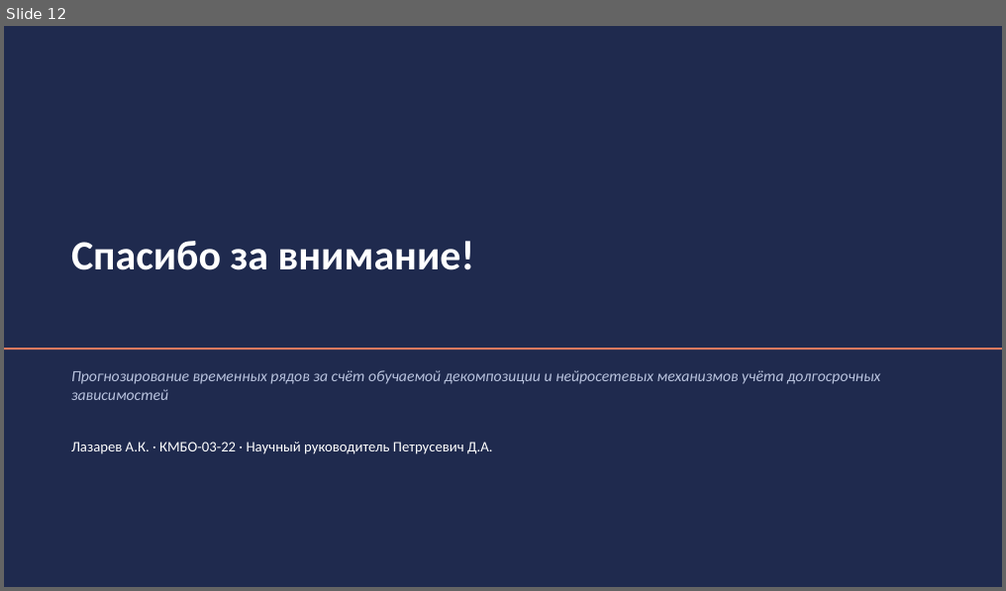
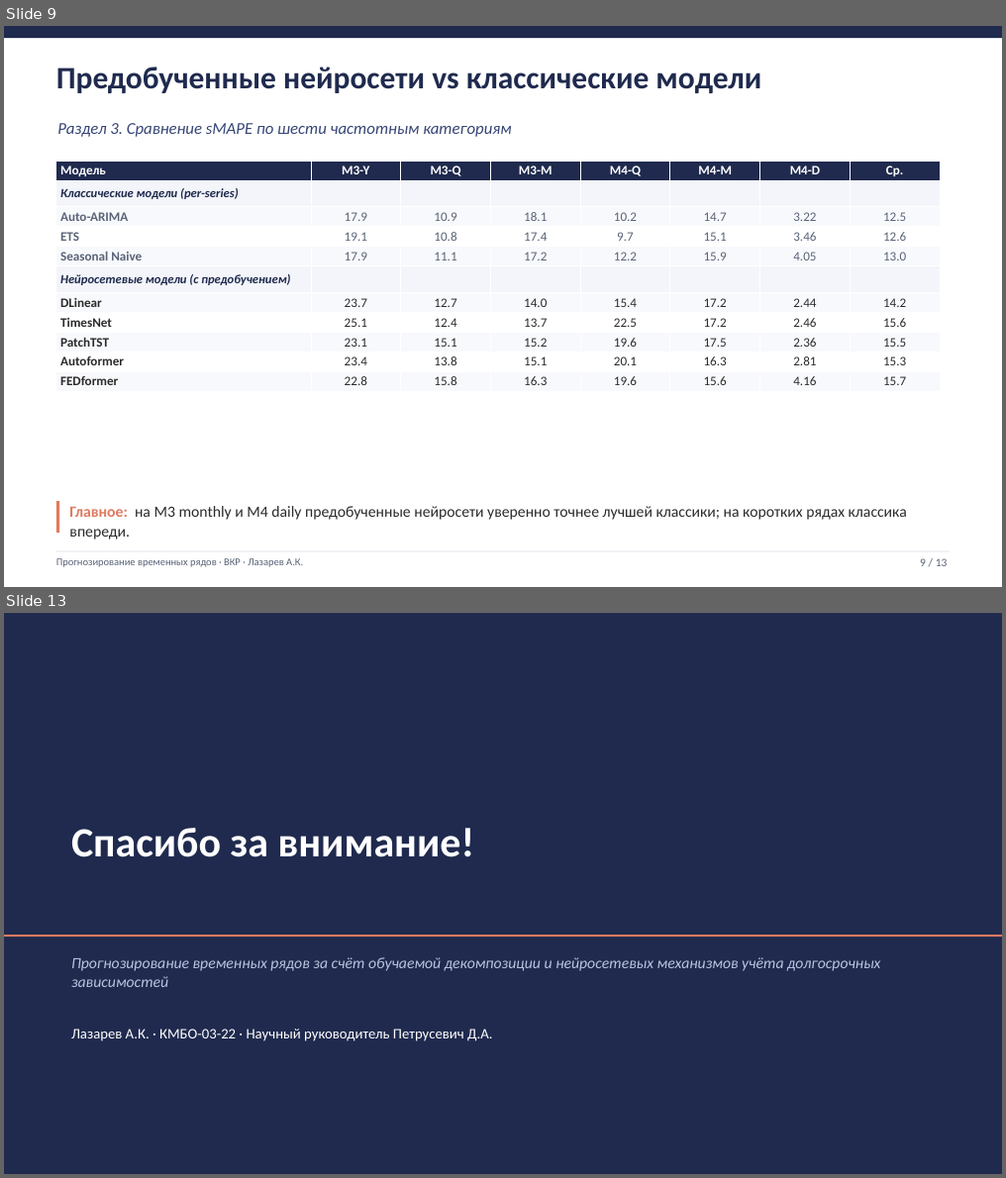
Before and after one commit to Prost444/Hybrid-models-for-TS-processing, a slide deck: docs/Презентация_Лазарев_ВКР.pptx. Shown one above the other, each under a label of ours: slide 12 before the commit, slides 9 and 13 after it; the slides between them are not shown. The pictures are 1006x591 and 1006x1178 pixels, drawn with LibreOffice and Linux fonts; fonts in the diff are those of the drawing. Boxes give left, top, right and bottom in pixels: in the first picture for what was removed or moved away, otherwise in the second. Text is boxed around its words. In the diff, an @@ line names an element or a change of style, - is before the commit and + after.

```diff
--- a/docs/Презентация_Лазарев_ВКР.pptx
+++ b/docs/Презентация_Лазарев_ВКР.pptx
@@ slide 9 added at [4, 26, 1002, 587], background #FFFFFF @@
@@ rectangle added at [4, 26, 1002, 38], fill #1F2A4E @@
@@ text added at [56, 67, 761, 93], 30 pt, text #1F2A4E, bold @@
+Предобученные нейросети vs классические модели
@@ text added at [57, 123, 511, 137], 16 pt, text #374676, italic @@
+Раздел 3. Сравнение sMAPE по шести частотным категориям
@@ table added at [56, 161, 940, 389], 11 rows, 8 columns @@
+Модель | M3-Y | M3-Q | M3-M | M4-Q | M4-M | M4-D | Ср.
+Классические модели (per-series) |  |  |  |  |  |  | 
+Auto-ARIMA | 17.9 | 10.9 | 18.1 | 10.2 | 14.7 | 3.22 | 12.5
+ETS | 19.1 | 10.8 | 17.4 | 9.7 | 15.1 | 3.46 | 12.6
+Seasonal Naive | 17.9 | 11.1 | 17.2 | 12.2 | 15.9 | 4.05 | 13.0
+Нейросетевые модели (с предобучением) |  |  |  |  |  |  | 
+DLinear | 23.7 | 12.7 | 14.0 | 15.4 | 17.2 | 2.44 | 14.2
+TimesNet | 25.1 | 12.4 | 13.7 | 22.5 | 17.2 | 2.46 | 15.6
+PatchTST | 23.1 | 15.1 | 15.2 | 19.6 | 17.5 | 2.36 | 15.5
+Autoformer | 23.4 | 13.8 | 15.1 | 20.1 | 16.3 | 2.81 | 15.3
+FEDformer | 22.8 | 15.8 | 16.3 | 19.6 | 15.6 | 4.16 | 15.7
@@ rectangle added at [56, 501, 59, 533], fill #E07A5F @@
@@ text added at [69, 506, 907, 540], 15 pt, text #2B2B2B @@
+Главное: на M3 monthly и M4 daily предобученные нейросети уверенно точнее лучшей классики; на коротких рядах классика впереди.
@@ rectangle added at [56, 552, 949, 553], fill #D8DDE8 @@
@@ text added at [56, 559, 303, 568], 10 pt, text #5A6478 @@
+Прогнозирование временных рядов · ВКР · Лазарев А.К.
@@ text added at [920, 559, 947, 567], 11 pt, text #5A6478 @@
+9 / 13
@@ what was slide 12 is now slide 13 @@
```
Also in this commit, not shown: 10 slides changed, 4 other files.
